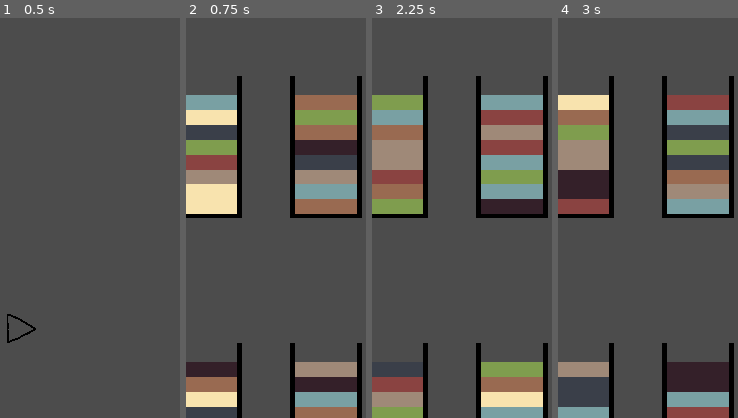
Above: before the commit, frames 1-4 (left to right).
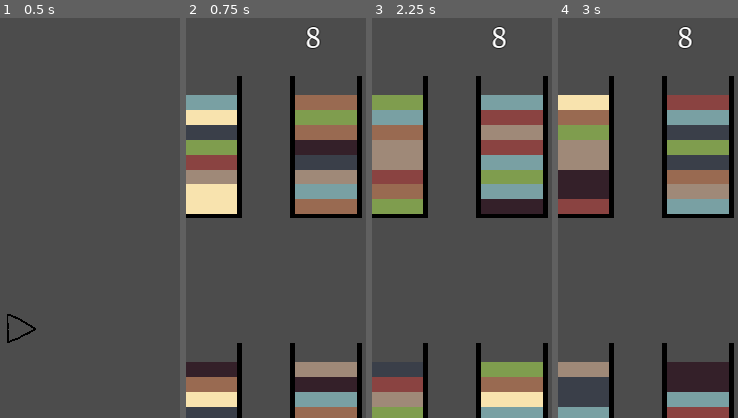
Above: after the commit, the same moments.

Repository: Violation-Studios/sand-bottles
Game: Godot game, scene res://scenes/menu/menu.tscn
The game is run twice, just before and just after one commit, with the same random seed, the same clock (stepped at 60 frames per second) and the same inputs.
Inputs (mouse positions are % of the whole screen's width and height, from its top left):
- Up to frame 1 (0.5 s): no input
- Up to frame 2 (0.75 s): click (50, 39) at 0.5 s
- Up to frame 3 (2.25 s): click (6, 3) at 1.25 s; click (50, 39) at 2 s
- Up to frame 4 (3 s): click (19, 3) at 2.75 s
The pictures show only the part of the screen within x 44-94%, y 0-50%; the shares and areas given below are measured in that part.

Frame 1 is identical in both runs. In frame 2, 0.2% of the frame differs, in the area x 66-75%, y 2-8%; in frame 3, 0.2%; in frame 4, 0.2%.

Commit message:
Squashed commit of the following:
commit d11d8e390e5ddc2ce83a7659e3a02759a0888465
Author: nikolaoslibero <65852657+nikolaoslibero@users.noreply.github.com>
Date:   Mon Dec 5 03:33:45 2022 -0500

    make bottlemino turn based

Diff:
--- a/scenes/game/game.gd
+++ b/scenes/game/game.gd
@@ -8,6 +8,8 @@
 
 var selected_bottle: Bottle = null
 var game_mode
+
+var turn_counter: int = 8
 
 enum mode{
 	NORMAL,
@@ -40,7 +42,9 @@
 				while keg.pour(bottle):
 					pass
 		mode.BOTTLEMINO:
-			$BottleminoTimer.start()
+			for bottle in bottle_list:
+				keg.pour(bottle)
+			#$BottleminoTimer.start()
 
 
 func grid_position(position, row_length):
@@ -57,7 +61,14 @@
 		elif selected_bottle == bottle:
 			selected_bottle = bottle.deselect()
 		else:
-			selected_bottle.pour(bottle)
+			if selected_bottle.pour(bottle):
+				if AutoLoad.game_mode == AutoLoad.mode.BOTTLEMINO:
+					if $TurnsLeftLabel.text == "0":
+						for bottle in bottle_list:
+							keg.pour(bottle)
+						$TurnsLeftLabel.text = "8"
+					else:
+						$TurnsLeftLabel.text = String(int($TurnsLeftLabel.text) - 1)
 
 
 func _on_Bottle_terminated(bottle: Bottle):
@@ -75,5 +86,6 @@
 
 
 func _on_BottleminoTimer_timeout():
-	for bottle in bottle_list:
-		keg.pour(bottle)
+	return
+#	for bottle in bottle_list:
+#		keg.pour(bottle)
--- a/scenes/game/game.tscn
+++ b/scenes/game/game.tscn
@@ -62,6 +62,19 @@
 align = 1
 valign = 1
 
+[node name="TurnsLeftLabel" type="Label" parent="."]
+anchor_left = 1.0
+anchor_right = 1.0
+margin_left = -248.0
+margin_right = -191.0
+margin_bottom = 122.0
+grow_horizontal = 0
+size_flags_vertical = 6
+custom_fonts/font = SubResource( 1 )
+text = "8"
+align = 1
+valign = 1
+
 [node name="BottleminoTimer" type="Timer" parent="."]
 wait_time = 15.0
 
